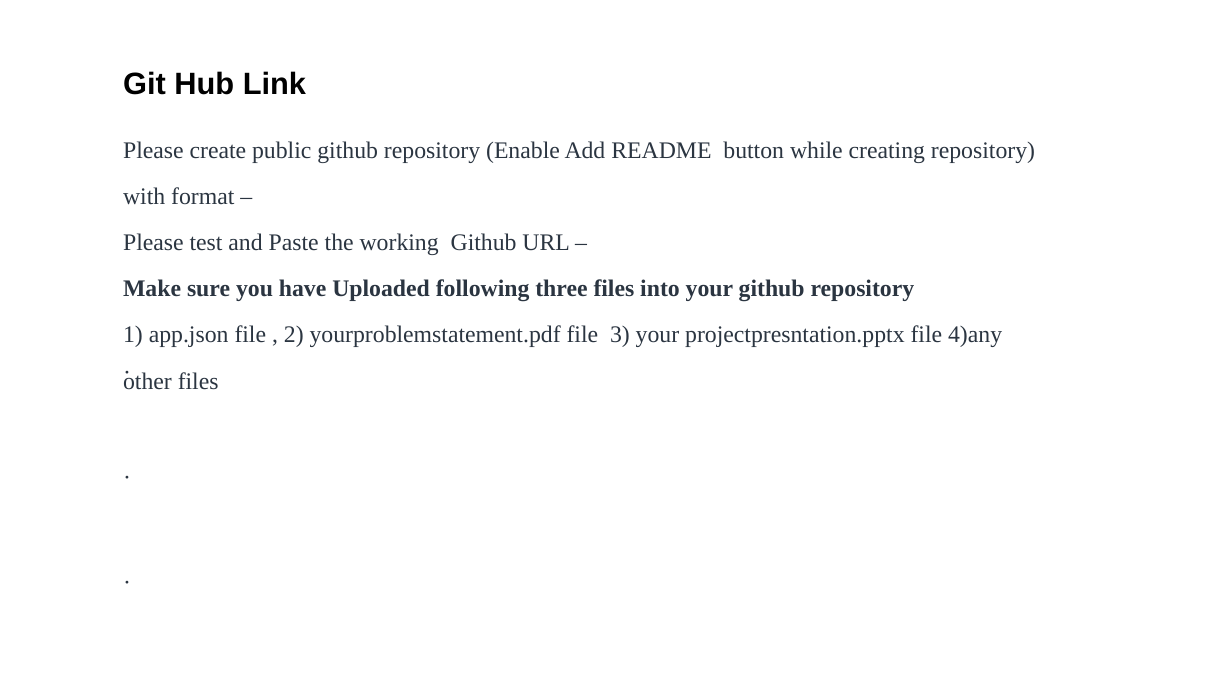
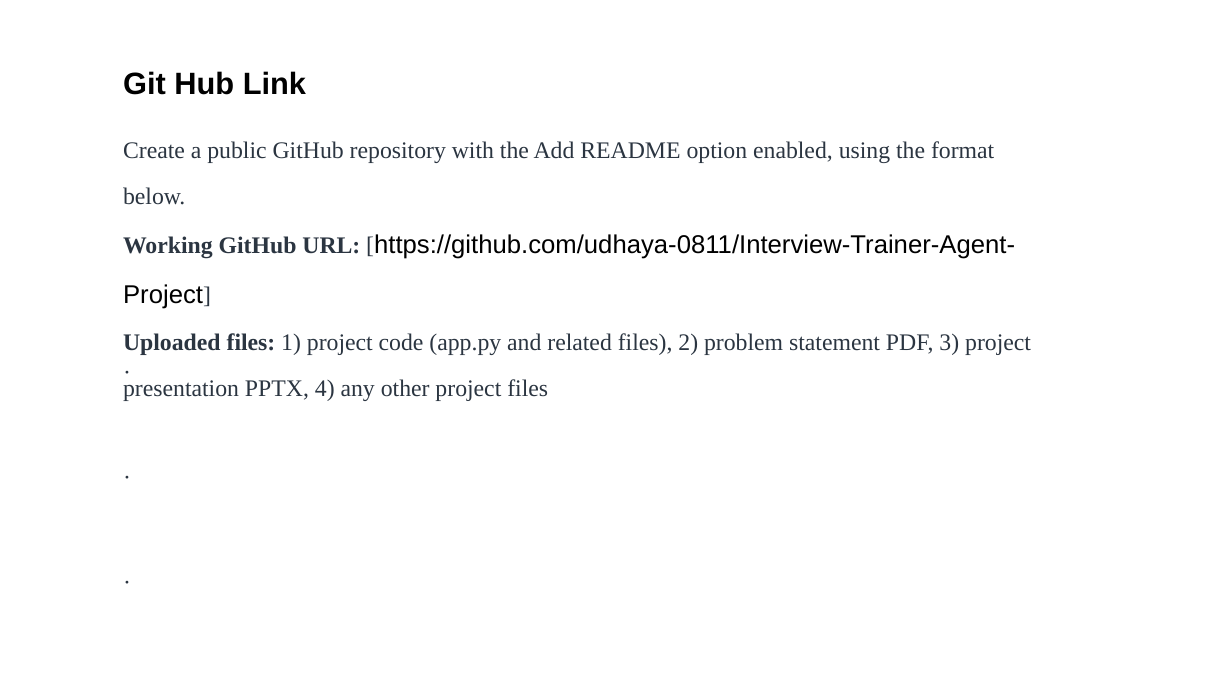
Before and after one commit to udhaya-0811/Interview-Trainer-Agent-Project, a slide deck: slide 11 of Interview_Trainer_Agent_Submission.pptx (slide 12 before the commit). Drawn at 1232x693 pixels with LibreOffice and Linux fonts; fonts in the diff are those of the drawing. Boxes give left, top, right and bottom in pixels: in the first picture for what was removed or moved away, otherwise in the second. Text is boxed around its words. In the diff, an @@ line names an element or a change of style, - is before the commit and + after.

Commit message:
Add PPTX presentation, problem statement PDF, and token usage tracking
- Interview_Trainer_Agent_Submission.pptx: fully filled 16-slide presentation
- Problem_Statement_22_Interview_Trainer_Agent.pdf: problem statement
- granite_client.py: added token usage tracking (input/output/total per session)

```diff
--- a/Interview_Trainer_Agent_Submission.pptx
+++ b/Interview_Trainer_Agent_Submission.pptx
@@ text at (123, 141, 1031, 401): text changed @@
-Please create public github repository (Enable Add README button while creating repository) with format –
-Please test and Paste the working Github URL –
-Make sure you have Uploaded following three files into your github repository
-1) app.json file , 2) yourproblemstatement.pdf file 3) your projectpresntation.pptx file 4)any other files
+Create a public GitHub repository with the Add README option enabled, using the format below.
+Working GitHub URL: [https://github.com/udhaya-0811/Interview-Trainer-Agent-Project]
+Uploaded files: 1) project code (app.py and related files), 2) problem statement PDF, 3) project presentation PPTX, 4) any other project files
```
Also in this commit, not shown: 11 other slides changed, 2 slides added, 3 slides removed, 2 other files.
